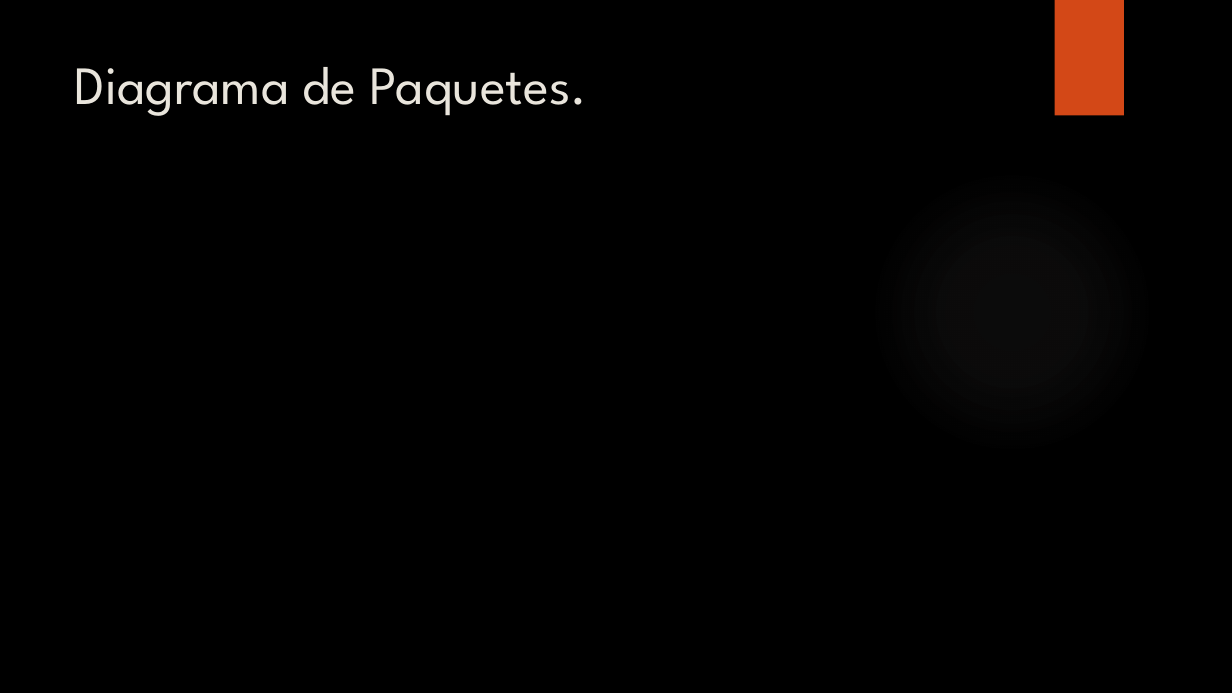
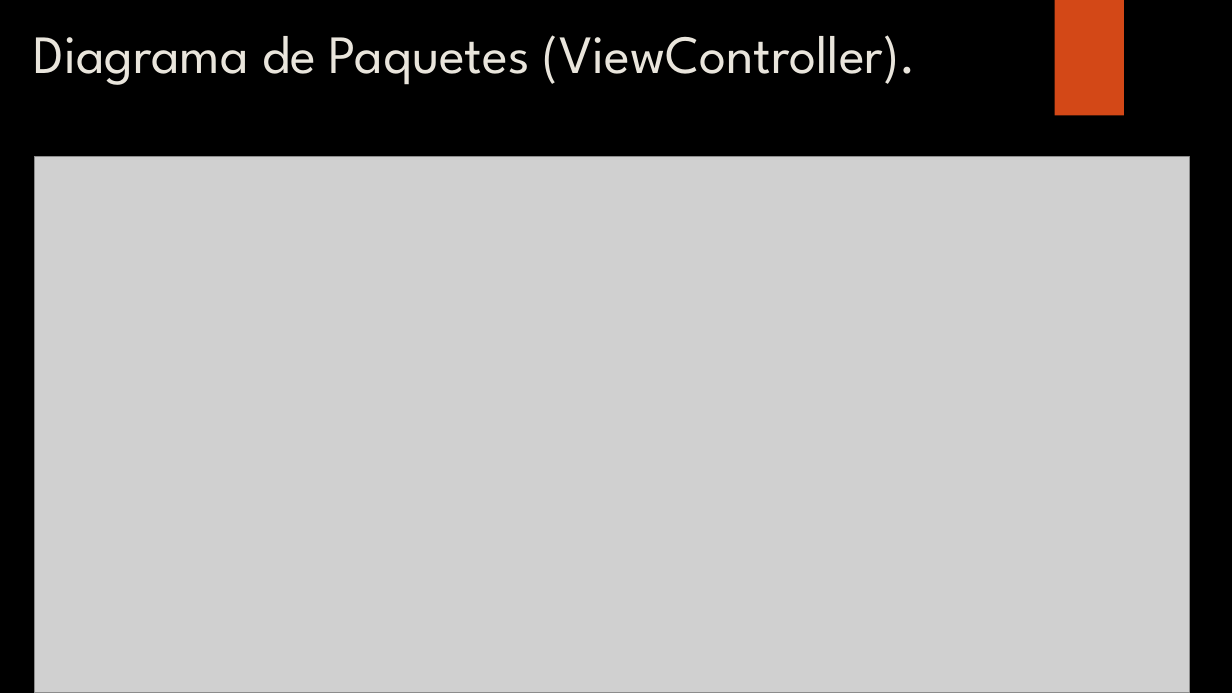
Before and after one commit to GastonLopez/2017-UNC-IngSoft-VLC, a slide deck: slide 14 of docs/PresentacionPowerPoint.pptx. Drawn at 1232x693 pixels with LibreOffice and Linux fonts; fonts in the diff are those of the drawing; grey boxes stand for pictures; background and template pictures are left out. Boxes give left, top, right and bottom in pixels: in the first picture for what was removed or moved away, otherwise in the second. Text is boxed around its words. In the diff, an @@ line names an element or a change of style, - is before the commit and + after.

Commit message:
Diagrama de paquetes

```diff
--- a/docs/PresentacionPowerPoint.pptx
+++ b/docs/PresentacionPowerPoint.pptx
@@ title at (34, 35, 916, 85): text changed @@
-Diagrama de Paquetes.
+Diagrama de Paquetes (ViewController).
@@ picture added at (34, 157, 1189, 693) @@
@@ ellipse removed at (870, 169, 1154, 454) @@
```
Also in this commit, not shown: 19 other files.
